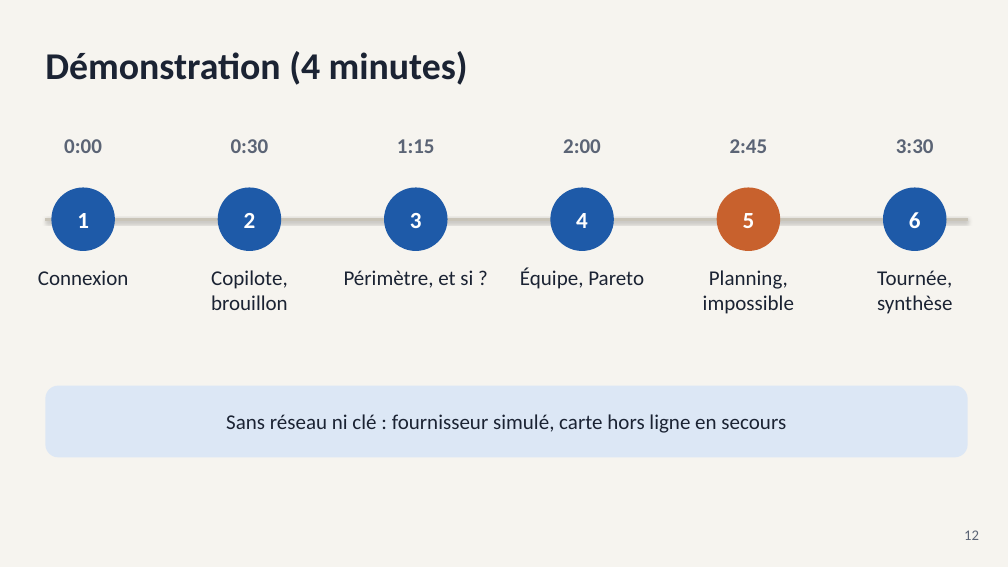
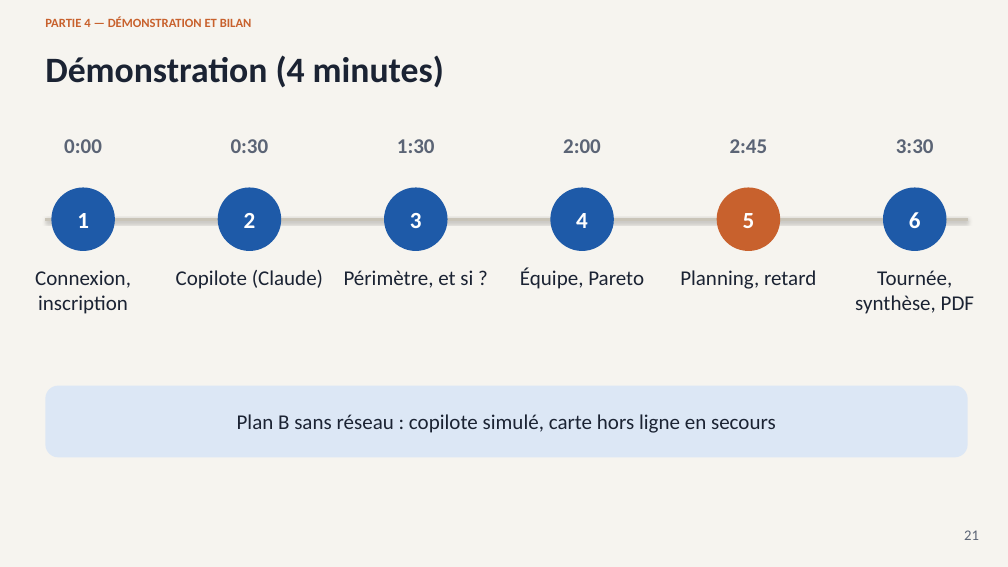
Before and after one commit to andokevin/smartbricks, a slide deck: slide 21 of docs/SmartBricks_presentation.pptx (slide 12 before the commit). Drawn at 1008x567 pixels with LibreOffice and Linux fonts; fonts in the diff are those of the drawing. Boxes give left, top, right and bottom in pixels: in the first picture for what was removed or moved away, otherwise in the second. Text is boxed around its words. In the diff, an @@ line names an element or a change of style, - is before the commit and + after.

```diff
--- a/docs/SmartBricks_presentation.pptx
+++ b/docs/SmartBricks_presentation.pptx
@@ text added at box(45, 17, 252, 27), 12 pt, text #C8612D, bold @@
+PARTIE 4 — DÉMONSTRATION ET BILAN
@@ text "Démonstration (4 minutes)" at box(45, 55, 444, 88): size 36 to 34 pt @@
@@ text at box(397, 139, 435, 153): text changed @@
-1:15
+1:30
@@ text at box(35, 270, 131, 314): text changed @@
-Connexion
+Connexion, inscription
@@ text at box(176, 270, 323, 289): text changed @@
-Copilote, brouillon
+Copilote (Claude)
@@ text at box(680, 270, 816, 289): text changed @@
-Planning, impossible
+Planning, retard
@@ text at box(855, 270, 974, 314): text changed @@
-Tournée, synthèse
+Tournée, synthèse, PDF
@@ text in rounded rectangle at box(237, 414, 776, 433): text changed @@
-Sans réseau ni clé : fournisseur simulé, carte hors ligne en secours
+Plan B sans réseau : copilote simulé, carte hors ligne en secours
@@ text at box(964, 530, 979, 540): text changed @@
-12
+21
```
Also in this commit, not shown: 6 other slides changed, 17 slides added, 8 slides removed, 4 other files.
